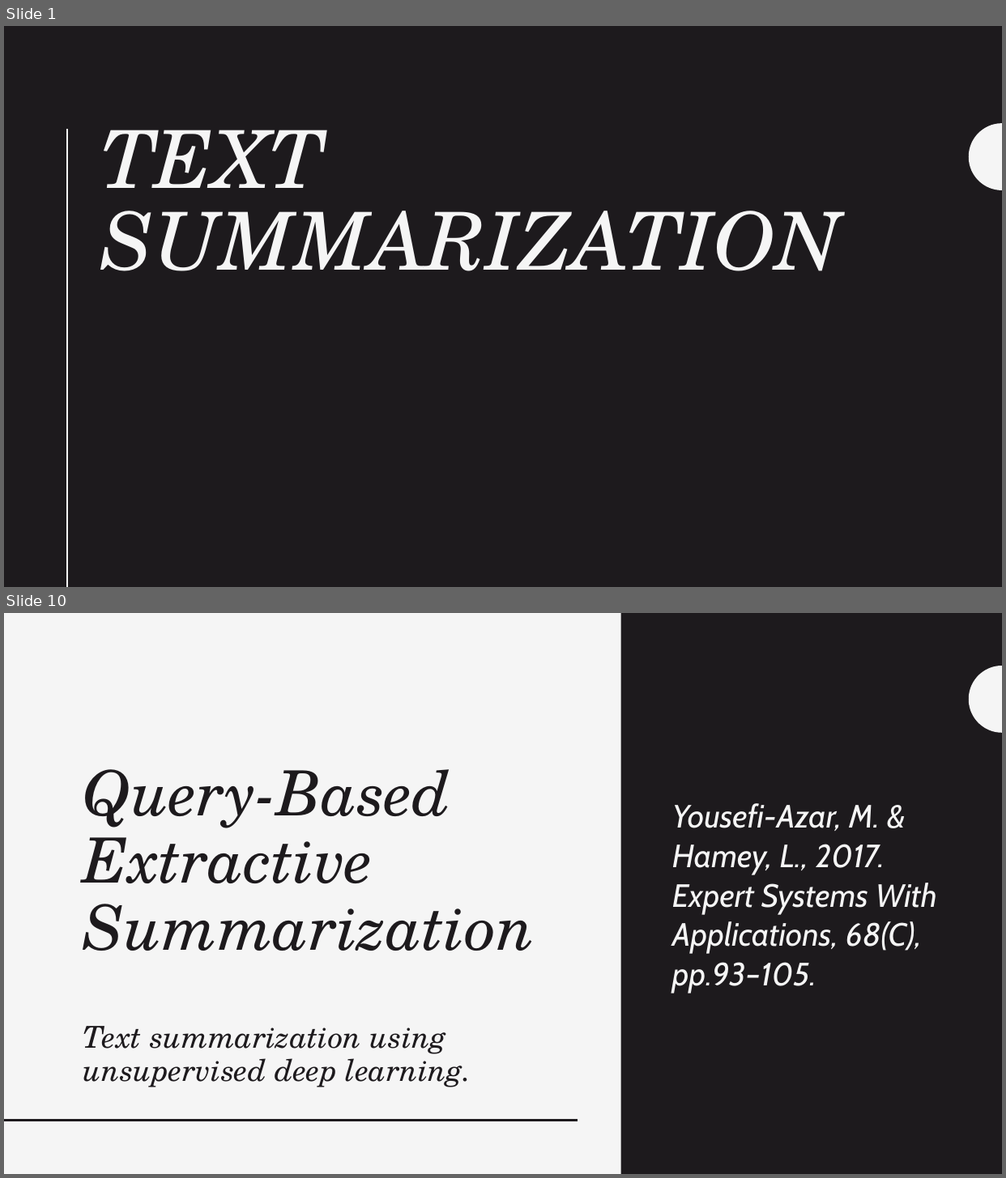
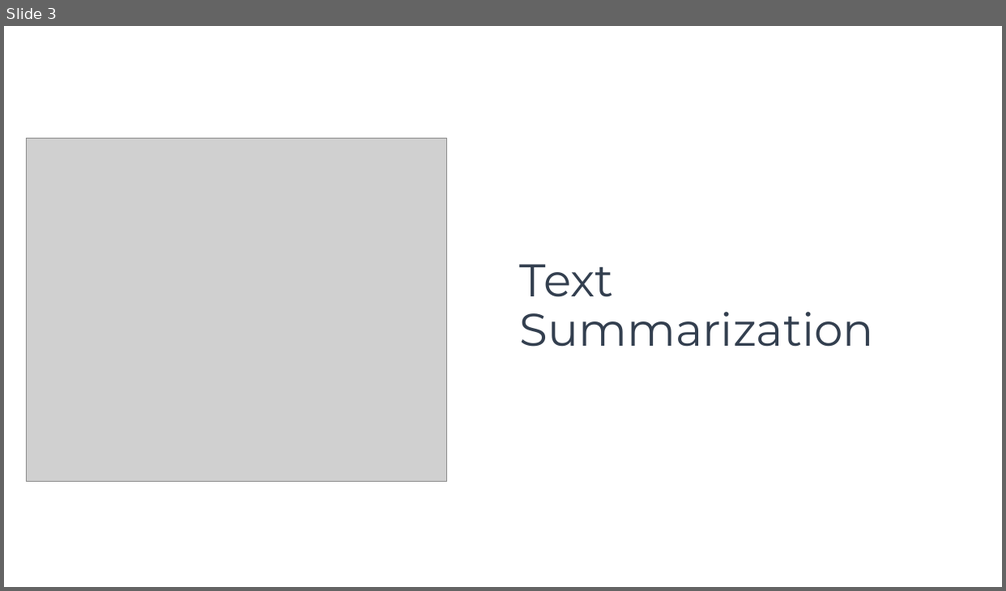
Before and after one commit to mhserry/F21AA, a slide deck: CW2/Submission/Text Summarization.pptx. Shown one above the other, each under a label of ours: slides 1 and 10 before the commit, slide 3 after it; the slides between them are not shown. The pictures are 1006x1178 and 1006x591 pixels, drawn with LibreOffice and Linux fonts; fonts in the diff are those of the drawing; grey boxes stand for pictures. Boxes give left, top, right and bottom in pixels: in the first picture for what was removed or moved away, otherwise in the second. Text is boxed around its words. In the diff, an @@ line names an element or a change of style, - is before the commit and + after.

```diff
--- a/CW2/Submission/Text Summarization.pptx
+++ b/CW2/Submission/Text Summarization.pptx
@@ slide 10 removed at box(4, 613, 1002, 1174), background #1D1A1D @@
@@ rectangle removed at box(4, 613, 1002, 1174) @@
@@ rectangle removed at box(621, 613, 1002, 1174) @@
@@ freeform shape removed at box(969, 666, 1002, 733) @@
@@ title removed at box(83, 769, 535, 951) @@
-Query-Based
-Extractive Summarization
@@ text removed at box(672, 803, 937, 993) @@
-Yousefi-Azar, M. & Hamey, L., 2017. Expert Systems With Applications, 68(C), pp.93–105.
@@ text removed at box(83, 1026, 471, 1088) @@
-Text summarization using unsupervised deep learning.
@@ freeform shape removed at box(969, 1053, 1002, 1121) @@
@@ line removed from (4, 1121) to (373, 1121) @@
@@ line removed from (4, 1121) to (578, 1121) @@
@@ what was slide 1 is now slide 3 @@
@@ slide 3 changed as well @@
@@ background #1D1A1D to #FFFFFF @@
@@ picture added at box(27, 139, 447, 482) @@
@@ line removed from (68, 130) to (68, 587) @@
@@ freeform shape removed at box(969, 123, 1002, 190) @@
@@ title "Text Summarization" at box(520, 264, 874, 347): vertical alignment top to middle @@
@@ title at box(520, 264, 874, 347): text changed; size 77 to 44 pt; font TeX Gyre Schola to Montserrat; text colour #F5F5F5 to #333F50; italic off @@
-TEXT SUMMARIZATION
+Text Summarization
```
Also in this commit, not shown: 1 other slide changed, 24 slides added, 7 other slides removed, 3 other files.
